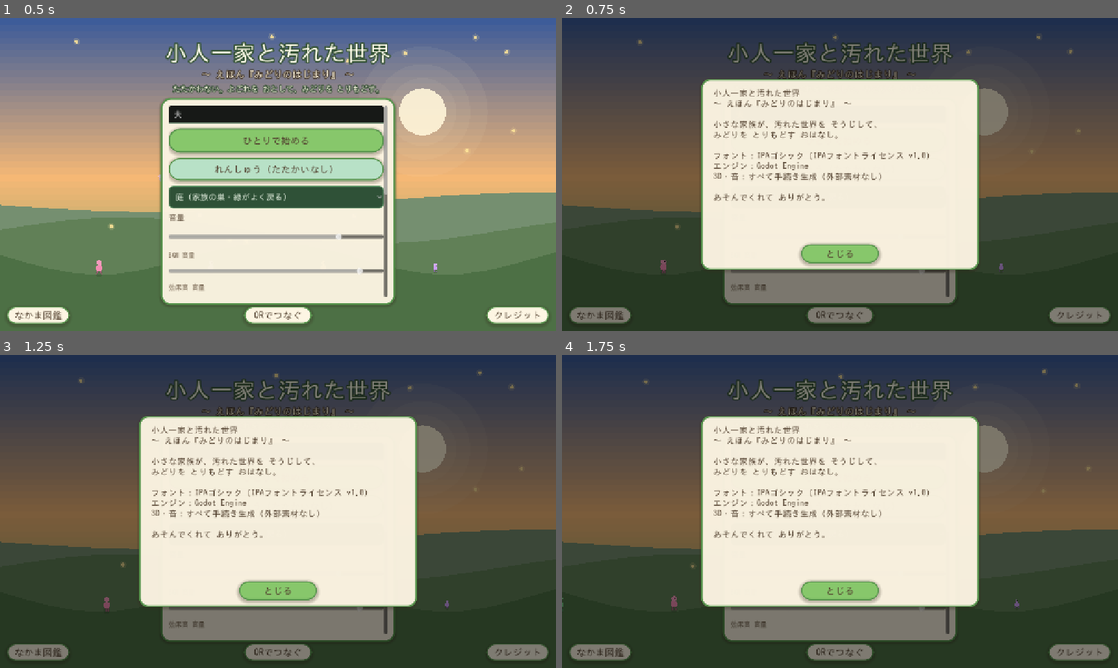
Above: before the commit, frames 1-4 (two rows, left to right).
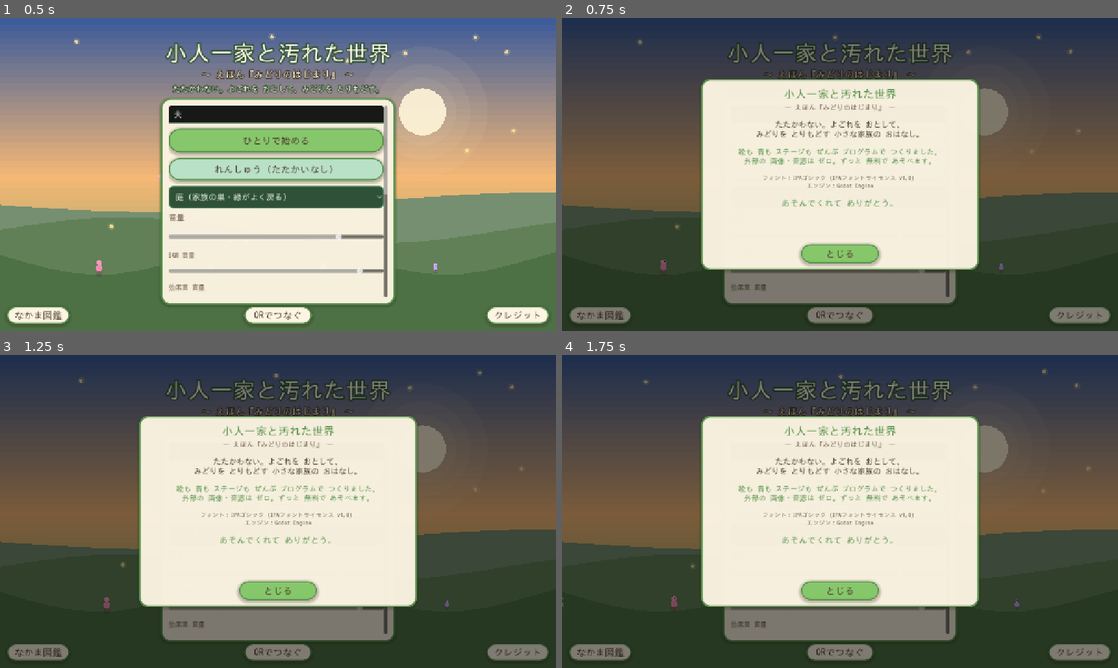
Above: after the commit, the same moments.

Repository: amami-cell/susabiyu-ig-auto
Game: Godot game, scene res://scenes/main.tscn
Two runs of this game, one before a commit and one after it. Both use one fixed random seed, a clock stepped at 60 frames per second and the inputs below.
Inputs:
- Up to frame 1 (0.5 s): no input
- Up to frame 2 (0.75 s): click "クレジット" at 0.5 s
- Up to frame 3 (1.25 s): no input
- Up to frame 4 (1.75 s): click "ひとりで始める" at 1.25 s

Frame 1 is identical in both runs. In frame 2, 3.1% of the frame differs, in the area x 27-68%, y 22-61%; in frame 3, 3.1%; in frame 4, 3.1%.

Commit message:
最強化㉛クレジットの作り込み：段組み＋“素材ゼロ・無料”を主役に＋お礼
平坦な左寄せ一枚テキストだったクレジットを、中央そろえの段組みに整理。
この game のいちばんの特色「絵も音もステージも すべて手続き生成／外部素材ゼロ／ずっと無料」を
緑で強調し、遊んでくれたお礼を あたたかく締める＝作り手の想いが伝わる画面に。

- _show_credits：単一Labelを VBox＋ヘルパ(_cline/_cgap)の段組みへ。
  題字(緑)→サブ→物語の一言→“手続き生成・素材ゼロ・無料”(緑で主役)→ツール表記→ありがとう(緑)。
- 追加アセットなし・既存の色/スタイル（UIKit）で統一。

selftest OK。実描画（クレジットを強制表示）で 段組み・強調・中央そろえを確認。

Co-Authored-By: Claude Opus 4.8 <noreply@anthropic.com>
Claude-Session: https://claude.ai/code/session_01Vw7YN8y4ArxBhwqv8CY4gx

Diff:
--- a/kobito-3d/scenes/ui/lobby.gd
+++ b/kobito-3d/scenes/ui/lobby.gd
@@ -745,22 +745,40 @@
 	box.add_theme_stylebox_override("panel", UIKit.panel(UIKit.CREAM, UIKit.GREEN_DK, 20, 4, 22))
 	_credits.add_child(box)
 
-	var text := Label.new()
-	text.set_anchors_preset(Control.PRESET_FULL_RECT)
-	text.offset_left = 28
-	text.offset_top = 22
-	text.offset_right = -28
-	text.offset_bottom = -76
-	text.autowrap_mode = TextServer.AUTOWRAP_WORD_SMART
-	text.add_theme_font_size_override("font_size", 20)
-	text.add_theme_color_override("font_color", UIKit.INK)
-	text.text = "小人一家と汚れた世界\n〜 えほん『みどりのはじまり』 〜\n\n" \
-		+ "小さな家族が、汚れた世界を そうじして、\nみどりを とりもどす おはなし。\n\n" \
-		+ "フォント：IPAゴシック（IPAフォントライセンス v1.0）\n" \
-		+ "エンジン：Godot Engine\n" \
-		+ "3D・音：すべて手続き生成（外部素材なし）\n\n" \
-		+ "あそんでくれて ありがとう。"
-	box.add_child(text)
+	# 中身を 段組みで整える＝ただの文章より 読みやすく・作り手の想いが伝わる。
+	var vb := VBoxContainer.new()
+	vb.set_anchors_preset(Control.PRESET_FULL_RECT)
+	vb.offset_left = 28
+	vb.offset_top = 22
+	vb.offset_right = -28
+	vb.offset_bottom = -76
+	vb.add_theme_constant_override("separation", 8)
+	box.add_child(vb)
+
+	var _cline := func(t: String, sz: int, col: Color) -> void:
+		var l := Label.new()
+		l.text = t
+		l.horizontal_alignment = HORIZONTAL_ALIGNMENT_CENTER
+		l.autowrap_mode = TextServer.AUTOWRAP_WORD_SMART
+		l.size_flags_horizontal = Control.SIZE_EXPAND_FILL
+		UIKit.style_label(l, sz, col)
+		vb.add_child(l)
+	var _cgap := func(px: int) -> void:
+		var s := Control.new()
+		s.custom_minimum_size = Vector2(0, px)
+		vb.add_child(s)
+
+	_cline.call("小人一家と汚れた世界", 26, UIKit.GREEN_DK)
+	_cline.call("〜 えほん『みどりのはじまり』 〜", 16, UIKit.INK_SOFT)
+	_cgap.call(6)
+	_cline.call("たたかわない。よごれを おとして、\nみどりを とりもどす 小さな家族の おはなし。", 18, UIKit.INK)
+	_cgap.call(6)
+	# いちばんの特色＝すべて手続き生成・素材ゼロ・無料 を いちばん目立つ緑で。
+	_cline.call("絵も 音も ステージも ぜんぶ プログラムで つくりました。\n外部の 画像・音源は ゼロ。ずっと 無料で あそべます。", 17, UIKit.GREEN_DK)
+	_cgap.call(6)
+	_cline.call("フォント：IPAゴシック（IPAフォントライセンス v1.0）\nエンジン：Godot Engine", 14, UIKit.INK_SOFT)
+	_cgap.call(6)
+	_cline.call("あそんでくれて ありがとう。", 20, UIKit.GREEN_DK)
 
 	var close := Button.new()
 	close.text = "とじる"
